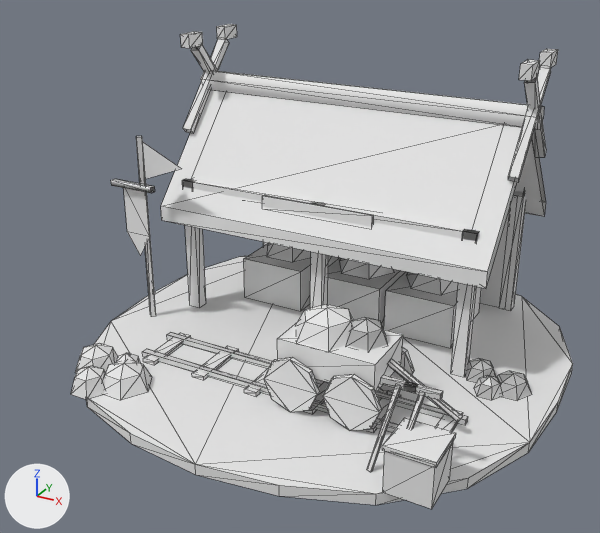
Renders of the glTF model sample_project/assets/3d/buildings/vikings/mining_camp.glb from each side of a commit.
The view is the same before and after, from a 50 mm lens placed at (2.55, -5.07, 3.2), pointed at (-0.12, -0.23, 0.77). The lights are fixed; the arrows at lower left show +X, +Y and +Z. The first picture is the older version. Mesh edges are drawn as thin lines. Vertices at exactly the same position are counted once.

Script lines for the objects in view, before the commit:
```python
me_vikings_mining_camp = bpy.data.meshes.new('vikings_mining_camp')
me_vikings_mining_camp.from_pydata(...)  # 602 vertices, 788 faces; spans x -1.73..1.77, y -1.75..1.8, z 0.0..2.25
me_vikings_mining_camp.materials.append(mat_pe_dirt)  # white #e7e7e7
me_vikings_mining_camp.materials.append(mat_pe_woodlight)  # white #e7e7e7
me_vikings_mining_camp.materials.append(mat_pe_wooddark)  # white #e7e7e7
me_vikings_mining_camp.materials.append(mat_team_trim)  # white #e7e7e7
me_vikings_mining_camp.materials.append(mat_pe_shingle)  # white #e7e7e7
me_vikings_mining_camp.materials.append(mat_pe_lacquerred)  # white #e7e7e7
me_vikings_mining_camp.materials.append(mat_pe_stonegrey)  # white #e7e7e7
me_vikings_mining_camp.materials.append(mat_pe_gold)  # white #e7e7e7
me_vikings_mining_camp.materials.append(mat_pe_iron)  # white #e7e7e7
me_vikings_mining_camp.materials.append(mat_pe_banner_vikings)  # white #e7e7e7
ob_vikings_mining_camp = bpy.data.objects.new('vikings_mining_camp', me_vikings_mining_camp)
ob_vikings_mining_camp.location = (0.0, 0.0, 0.0)
```
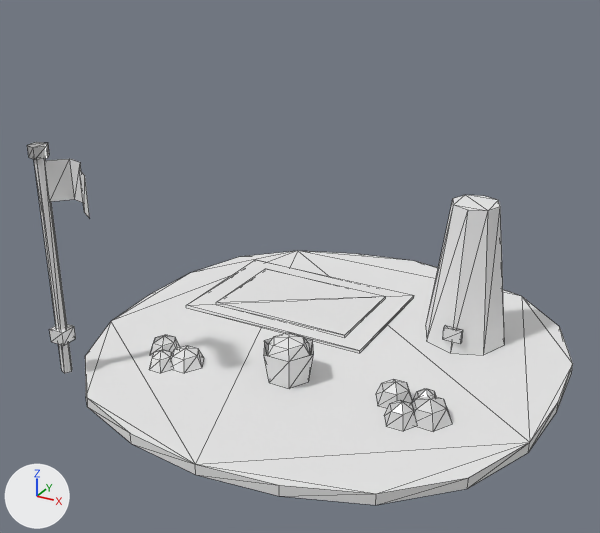
Changed parts and their boxes (x1, y1, x2, y2) in the pictures (600 x 533 px; the box of a moved part takes in the faces that stretch with it):
'vikings_mining_camp', reshaped (9% wider, 25% shorter)
    before: (71, 24, 573, 509)
    after: (27, 142, 573, 505)
part 1 of me_vikings_mining_camp, moved or reshaped
    before: (244, 243, 339, 311)
    after: (186, 260, 414, 353)
part 2 of me_vikings_mining_camp, moved or reshaped
    before: (103, 361, 152, 400)
    after: (172, 346, 204, 373)
part 3 of me_vikings_mining_camp, moved or reshaped
    before: (75, 343, 118, 373)
    after: (150, 335, 180, 356)
part 4 of me_vikings_mining_camp, moved or reshaped
    before: (71, 366, 106, 400)
    after: (149, 350, 173, 373)
part 5 of me_vikings_mining_camp, moved or reshaped
    before: (296, 304, 354, 351)
    after: (268, 333, 310, 361)
part 6 of me_vikings_mining_camp, moved or reshaped
    before: (328, 258, 405, 326)
    after: (216, 269, 386, 336)
part 7 of me_vikings_mining_camp, moved or reshaped
    before: (384, 272, 481, 348)
    after: (443, 325, 463, 344)
part 8 of me_vikings_mining_camp, moved or reshaped
    before: (347, 317, 388, 351)
    after: (411, 396, 452, 431)
part 9 of me_vikings_mining_camp, moved or reshaped
    before: (496, 371, 532, 401)
    after: (376, 379, 413, 408)
part 10 of me_vikings_mining_camp, moved or reshaped
    before: (465, 358, 496, 383)
    after: (384, 400, 416, 431)
part 11 of me_vikings_mining_camp, moved or reshaped
    before: (116, 353, 141, 363)
    after: (414, 389, 436, 399)
part 12 of me_vikings_mining_camp, moved or reshaped
    before: (143, 333, 191, 364)
    after: (49, 324, 76, 346)
part 13 of me_vikings_mining_camp, added
    after: (426, 195, 505, 355)
part 14 of me_vikings_mining_camp, deleted
    before: (111, 24, 558, 509)
part 15 of me_vikings_mining_camp, cut back
    before: (161, 90, 546, 425)
    after: (27, 142, 314, 389)

Diff of the bpy script that builds the scene:
```diff
--- a/sample_project/assets/3d/buildings/vikings/mining_camp.glb.py
+++ b/sample_project/assets/3d/buildings/vikings/mining_camp.glb.py
@@ me_vikings_mining_camp @@
-me_vikings_mining_camp.from_pydata(...)  # 602 vertices, 788 faces; spans x -1.73..1.77, y -1.75..1.8, z 0.0..2.25
+me_vikings_mining_camp.from_pydata(...)  # 234 vertices, 307 faces; spans x -1.73..1.77, y -1.75..1.8, z 0.0..1.76
+# me_vikings_mining_camp part 1: the loose piece of 8 vertices spanning x -0.98..-0.43, y 0.35..1.05, z 0.08..0.44 is scaled about its middle by (2.91, 1.57, 0.0556), then moved by (0.2, -0.2, -0.17), in mat_pe_soil (white #e7e7e7)
+# me_vikings_mining_camp part 2: the loose piece of 13 vertices spanning x -1.15..-0.75, y -1.42..-1.08, z 0.08..0.26 is scaled about its middle by 0.727, then moved by (0.2, 0.45, -0.02), in mat_pe_soil (white #e7e7e7)
+# me_vikings_mining_camp part 3: the loose piece of 13 vertices spanning x -1.47..-1.12, y -1.29..-1.0, z 0.08..0.26 is scaled about its middle by 0.727, then moved by (0.29, 0.42, -0.02), in mat_pe_soil (white #e7e7e7)
+# me_vikings_mining_camp part 4: the loose piece of 13 vertices spanning x -1.28..-0.99, y -1.53..-1.28, z 0.08..0.26 is scaled about its middle by 0.727, then moved by (0.25, 0.49, -0.02), in mat_pe_soil (white #e7e7e7)
+# me_vikings_mining_camp part 5: the loose piece of 13 vertices spanning x 0.11..0.59, y -0.91..-0.49, z 0.56..0.76 is scaled about its middle by (0.708, 0.708, 0.5), then moved by (-0.35, 0.1, -0.31), in mat_pe_soil (white #e7e7e7)
+# me_vikings_mining_camp part 6: the loose piece of 8 vertices spanning x -0.28..0.28, y 0.35..1.05, z 0.08..0.44 is scaled about its middle by (2.18, 1.14, 0.0556), then moved by (-0.5, -0.2, -0.16), in mat_pe_lacquerred (white #e7e7e7)
+# me_vikings_mining_camp part 7: the loose piece of 8 vertices spanning x 0.32..0.88, y 0.35..1.05, z 0.08..0.44 is scaled about its middle by (0.255, 0.0571, 0.278), then moved by (0.3, -0.4, -0.03), in mat_pe_gold (white #e7e7e7)
+# me_vikings_mining_camp part 8: the loose piece of 13 vertices spanning x 0.45..0.77, y -0.79..-0.51, z 0.56..0.72 is moved by (0.45, 0.05, -0.49), in mat_pe_iron (white #e7e7e7)
+# me_vikings_mining_camp part 9: the loose piece of 13 vertices spanning x 1.3..1.59, y -0.12..0.12, z 0.08..0.21 is moved by (-0.66, -0.51, 0.01), in mat_pe_iron (white #e7e7e7)
+# me_vikings_mining_camp part 10: the loose piece of 13 vertices spanning x 1.07..1.32, y -0.03..0.18, z 0.08..0.21 is moved by (-0.28, -0.8, 0.01), in mat_pe_iron (white #e7e7e7)
+# me_vikings_mining_camp part 11: the loose piece of 13 vertices spanning x -1.15..-0.91, y -1.23..-1.02, z 0.08..0.26 is scaled about its middle by 0.818, then moved by (2.03, 0.63, -0.02), in mat_pe_iron (white #e7e7e7)
+# me_vikings_mining_camp part 12: the loose piece of 8 vertices spanning x -1.05..-0.95, y -0.93..-0.47, z 0.08..0.1 is scaled about its middle by (1.2, 0.261, 3.33), then moved by (-0.45, -0.6, 0.29), in mat_team_trim (white #e7e7e7)
+# me_vikings_mining_camp part 13: a new loose piece of 16 vertices spanning x 0.58..1.22, y 0.28..0.92, z 0.08..1.18, in mat_pe_dirt (white #e7e7e7)
+# me_vikings_mining_camp part 14: 43 loose pieces with 406 vertices, spanning x -1.64..1.42, y -1.46..1.3, z 0.07..2.25, are deleted
+# me_vikings_mining_camp part 15: 20 vertices removed from x -1.43..1.3, y -0.57..1.43, z 0.08..1.84; 42 vertices added at x -1.51..0.2, y -1.42..-0.43, z 0.08..1.76
 me_vikings_mining_camp.materials.append(mat_pe_dirt)
-me_vikings_mining_camp.materials.append(mat_pe_woodlight)  # white #e7e7e7
 me_vikings_mining_camp.materials.append(mat_pe_wooddark)
 me_vikings_mining_camp.materials.append(mat_team_trim)
-me_vikings_mining_camp.materials.append(mat_pe_shingle)  # white #e7e7e7
 me_vikings_mining_camp.materials.append(mat_pe_lacquerred)
-me_vikings_mining_camp.materials.append(mat_pe_stonegrey)  # white #e7e7e7
 me_vikings_mining_camp.materials.append(mat_pe_gold)
@@ me_vikings_mining_camp @@
 me_vikings_mining_camp.materials.append(mat_pe_banner_vikings)
+me_vikings_mining_camp.materials.append(mat_pe_soil)  # white #e7e7e7
+me_vikings_mining_camp.materials.append(mat_pe_thatch)  # white #e7e7e7
```
